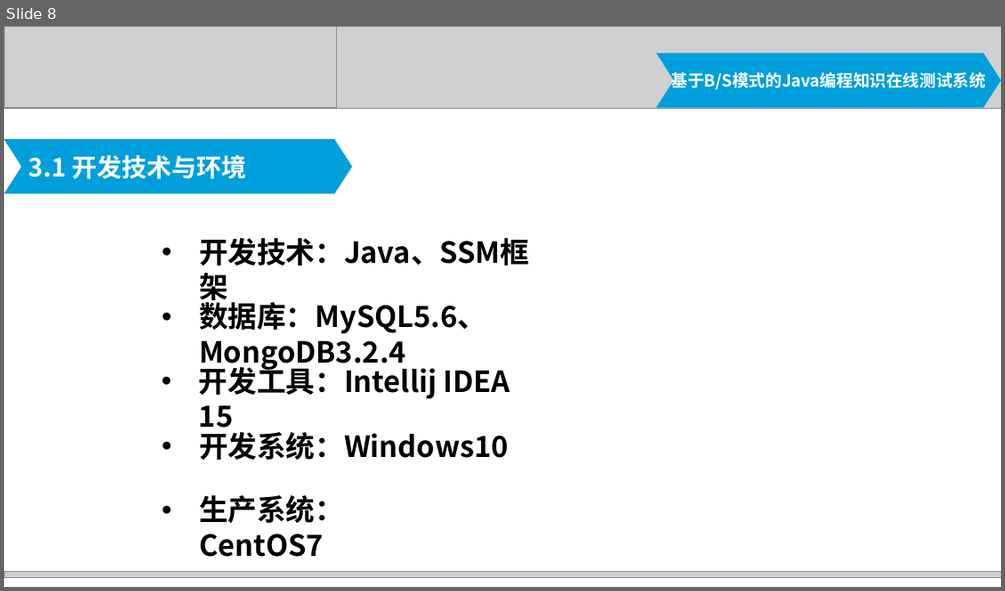
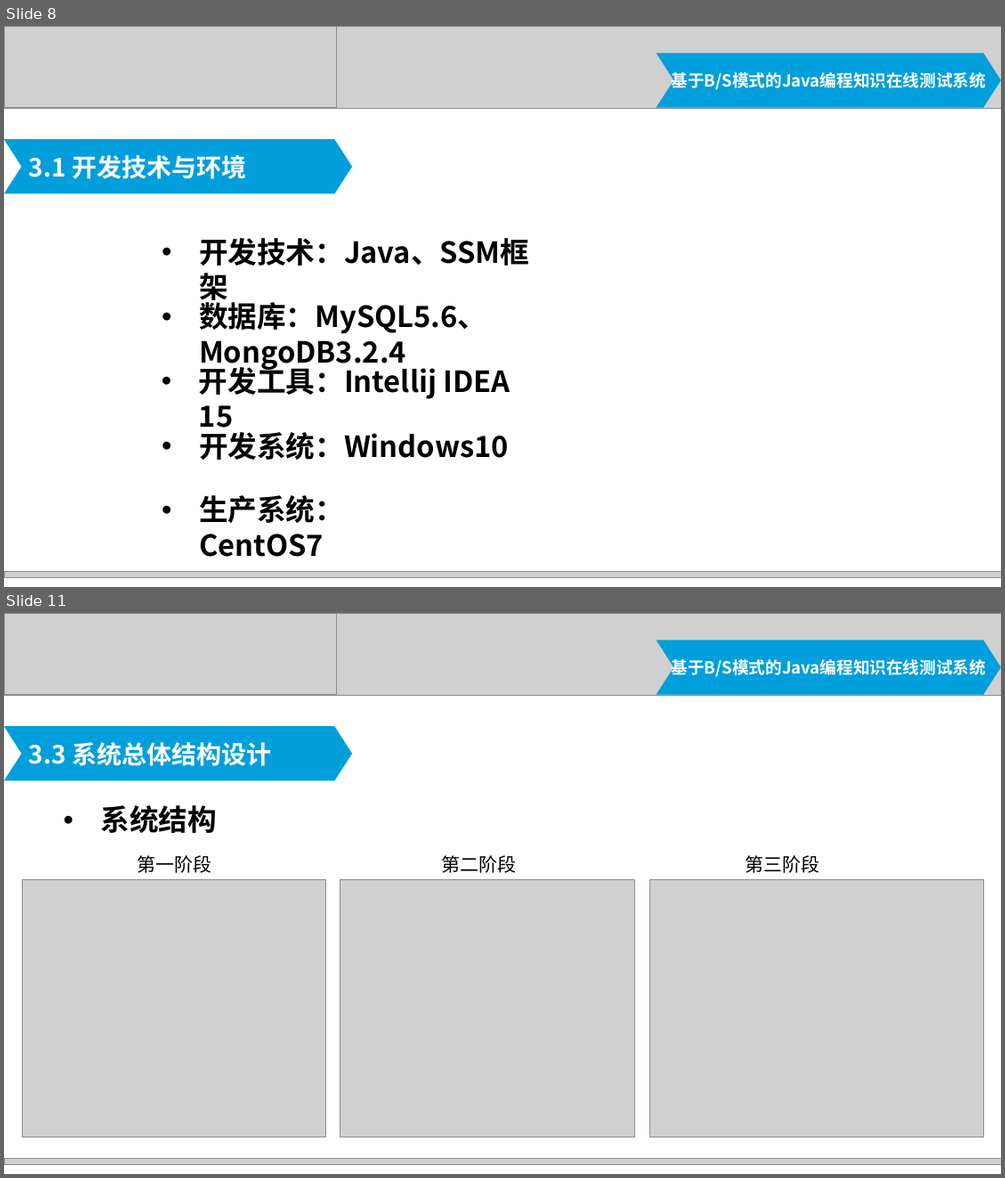
Before and after one commit to zhangweiheu/-, a slide deck: 2012211127-毕业答辩.pptx. Shown one above the other, each under a label of ours: slide 8 before the commit, slides 8 and 11 after it; the slides between them are not shown. The pictures are 1005x591 and 1005x1178 pixels, drawn with LibreOffice and Linux fonts; fonts in the diff are those of the drawing; grey boxes stand for pictures. Boxes give left, top, right and bottom in pixels: in the first picture for what was removed or moved away, otherwise in the second. Text is boxed around its words. In the diff, an @@ line names an element or a change of style, - is before the commit and + after.

```diff
--- a/2012211127-毕业答辩.pptx
+++ b/2012211127-毕业答辩.pptx
@@ slide 11 added at [4,613,1001,1174], background #FFFFFF @@
@@ picture added at [4,613,1001,695] @@
@@ picture added at [4,613,336,695] @@
@@ chevron added at [656,640,1001,695], fill #009FDB, 16 pt, text #FFFFFF, bold @@
+基于B/S模式的Java编程知识在线测试系统
@@ chevron added at [4,726,353,780], fill #009FDB, 24 pt, text #FFFFFF, bold @@
+3.3 系统总体结构设计
@@ text added at [101,805,218,833], 28 pt, text #000000, bold @@
+• 系统结构
@@ text added at [138,855,212,873], 18 pt, text #000000 @@
+第一阶段
@@ text added at [441,855,516,873], 18 pt, text #000000 @@
+第二阶段
@@ text added at [745,855,820,873], 18 pt, text #000000 @@
+第三阶段
@@ picture added at [22,880,325,1137] @@
@@ picture added at [340,880,635,1137] @@
@@ picture added at [649,880,984,1137] @@
@@ picture added at [4,1159,1001,1165] @@
```
Also in this commit, not shown: 6 slides changed, 6 other slides added, 8 other files.
